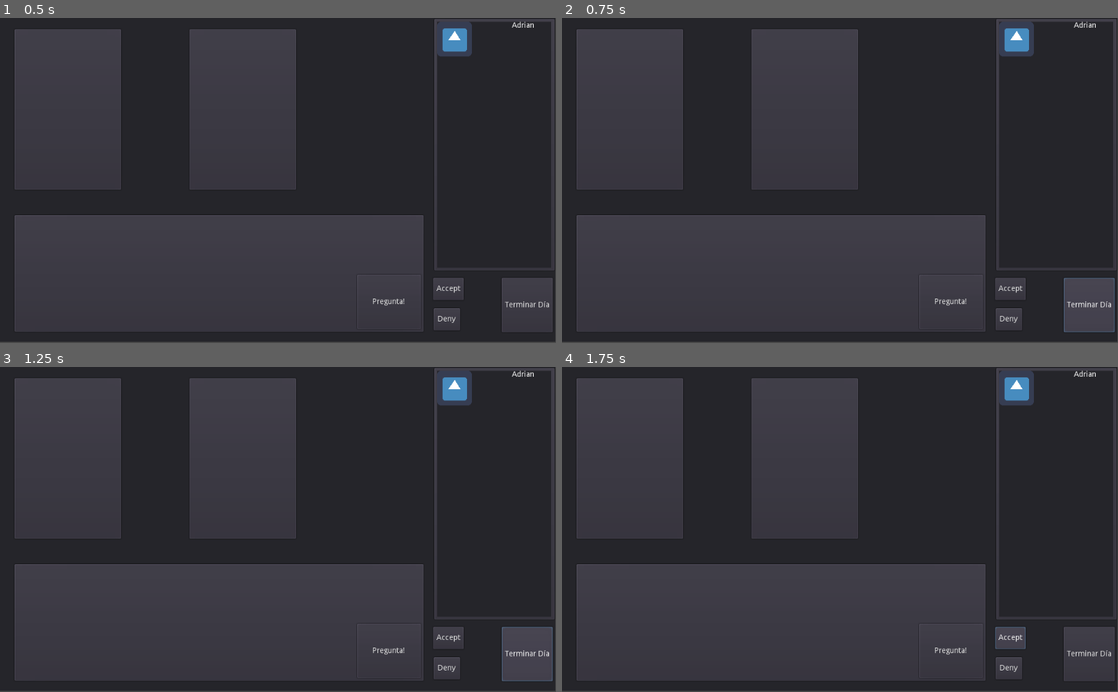
Above: before the commit, frames 1-4 (two rows, left to right).
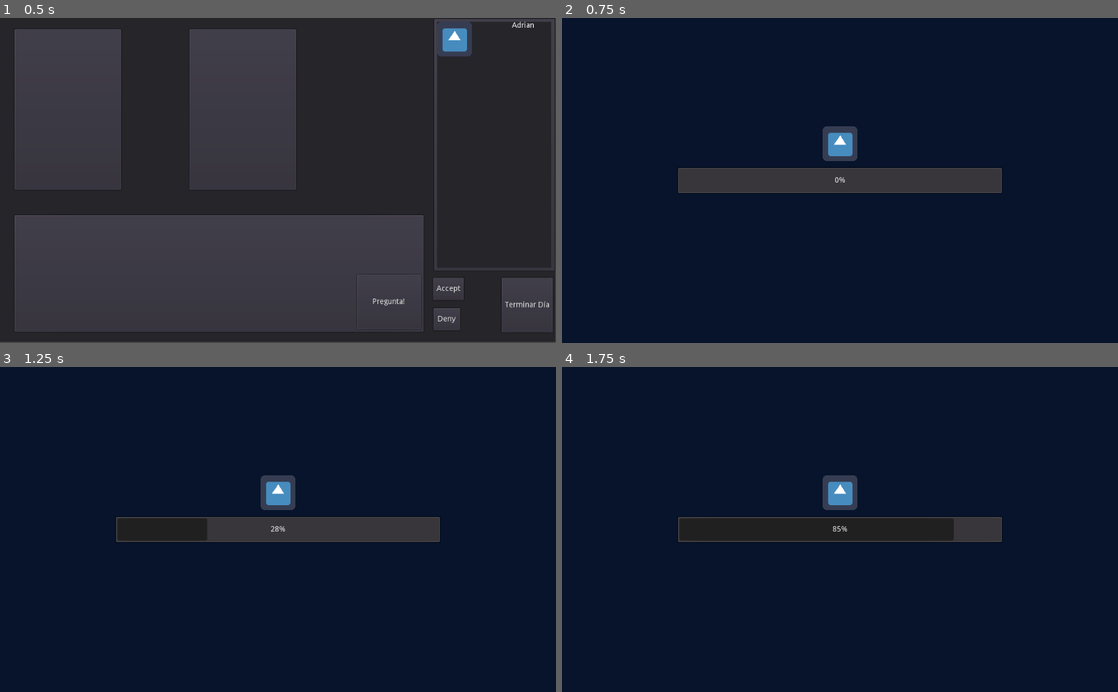
Above: after the commit, the same moments.

Repository: Clovisindo/CV-Please
Game: Godot game, scene res://scenes/main/main.tscn
The game is run twice, just before and just after one commit, with the same random seed, the same clock (stepped at 60 frames per second) and the same inputs. The engine's default icon, where the game draws it, is replaced by a stand-in: a white triangle on a blue panel in a dark square.
Inputs (mouse positions are in pixels of both pictures, inside the frame that each line leads up to):
- Up to frame 1 (0.5 s): no input
- Up to frame 2 (0.75 s): click "Terminar Día" at 0.5 s
- Up to frame 3 (1.25 s): no input
- Up to frame 4 (1.75 s): click (1012, 636) at 1.25 s, where only the run before the commit has a clickable "Accept"

Frame 1 is identical in both runs. In frame 2, 94% of the frame differs, in the area x 0-100%, y 0-100%; in frame 3, 95%; in frame 4, 96%.

Commit message:
Loop jugable cargar escenas
Se puede pasar de escena de juego a escena de pagos y al reves.

Diff:
--- a/scenes/main/game_manager.gd
+++ b/scenes/main/game_manager.gd
@@ -98,6 +98,7 @@
 			elif applicant.get_cv().get_status() is StateCVRejected:
 				print("Applicant %s is rejected, it was valid?: %s"
 					%  [applicant.applicant_name, applicant.is_valid_applicant])
+	LoadManager.load_scene(self,"res://scenes/game/items/resume/applicant_resume.tscn")
 
 
 func _process_applicant(applicant: Applicant, evaluation: ApplicantResult):
--- a/src/domain/resume_payments/EndPaymentResume.gd
+++ b/src/domain/resume_payments/EndPaymentResume.gd
@@ -12,4 +12,4 @@
 func _on_button_ok_pressed():
 	emit_signal("load_next_day_scene")
 	print(" Load next day job.")
-	LoadManager.load_scene(self,"res://scenes/game/items/resume/applicant_resume.tscn")
+	LoadManager.load_scene(self,"res://scenes/main/main.tscn")
